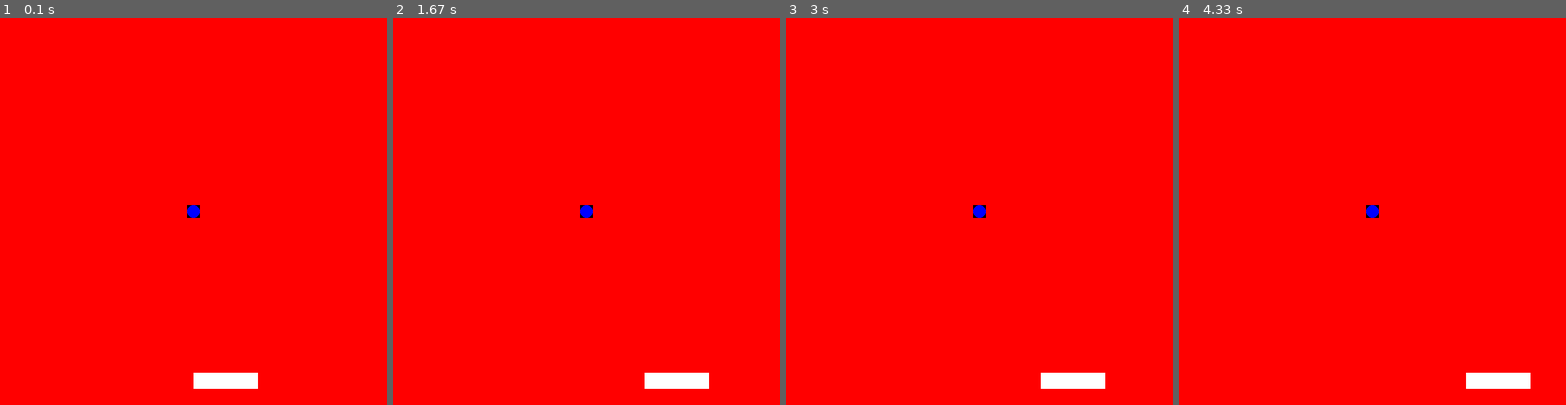
Above: before the commit, frames 1-4 (left to right).
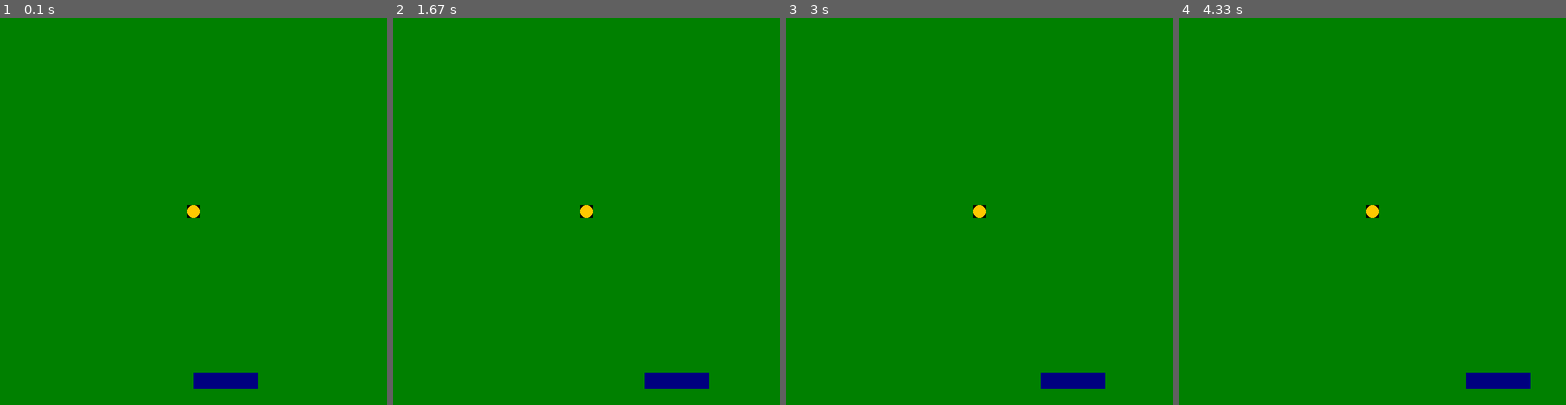
Above: after the commit, the same moments.

Repository: ArcanianArcher/Pygame-Arcade
Game: pygame game, started from Test Game.py
The game is run twice, just before and just after one commit, with the same random seed, the same clock (stepped at 60 frames per second) and the same inputs.
Inputs:
- Up to frame 1 (0.1 s): no input
- Up to frame 2 (1.67 s): hold Right 0.33-0.8 s; hold Right 0.83-1.3 s; hold Left from 1.33 s (still down)
- Up to frame 3 (3 s): release Left at 1.87 s; hold Left 1.9-2.3 s; hold Right 2.33-2.97 s
- Up to frame 4 (4.33 s): hold Left 3-3.47 s; hold Right 3.5-3.97 s; hold Right from 4 s (still down)

The runs differ from the first frame. In frame 1, 100% of the frame differs, in the area x 0-100%, y 0-100%; in frame 2, 100%; in frame 3, 100%; in frame 4, 100%.

Commit message:
A colourful update
Added colours.py
Removed Arcade.arcade.colour()

Diff:
--- a/Arcade.py
+++ b/Arcade.py
@@ -69,19 +69,6 @@
     def returnToArcade(self):
         arcade().UI()
 
-    def colour(self, x):
-        return {
-        'black': (0,0,0),
-        'white': (255,255,255),
-        'red': (255, 0, 0),
-        'cyan': (0, 255, 255),
-        'blue': (0, 0, 255),
-        'green': (0, 255, 0),
-        'magenta': (255, 0, 255),
-        'yellow': (255, 255, 0)
-        }.get(x, (255,255,255))
-
-
 if __name__ == '__main__':
     #If arcade.py is executed, open game selector UI
     #All games are executable as a standalone game.
--- a/GAME BASE.py
+++ b/GAME BASE.py
@@ -8,6 +8,7 @@
 import pygame, os
 from pygame.locals import *
 from Arcade import arcade
+from colours import *
 
 # Here you can place your game's procedures and/or classes.
 
@@ -98,6 +99,7 @@
 import pygame, os
 from pygame.locals import *
 from Arcade import arcade
+from colours import *
 
 if __name__ == '__main__':
     pygame.init()
--- a/Test Game.py
+++ b/Test Game.py
@@ -1,26 +1,25 @@
 import pygame, os
 from pygame.locals import *
 from Arcade import arcade
-
+from colours import *
 
 def Game(arcade):
 
-
     ball_x, ball_y = 290, 290
     ball = pygame.Surface((20,20))
-    pygame.draw.circle(ball, arcade.colour('blue'), (10,10), 10)
+    pygame.draw.circle(ball, gold, (10,10), 10)
     speed_x, speed_y = 3, 3
 
     player_x, player_y = 300, 550
     player = pygame.Surface((100, 25))
-    player.fill((255,255,255),(0,0,100,25))
+    player.fill(navy,(0,0,100,25))
 
     background = pygame.Surface((600,600))
-    background.fill(arcade.colour('red'),(0,0,600,600))
+    background.fill(green,(0,0,600,600))
     arcade.InitBackground(background)
 
     last = pygame.time.get_ticks()
-    cooldown = 5
+    cooldown = 10
     alive = True
 
     while alive:
--- /dev/null
+++ b/colours.py
@@ -0,0 +1,23 @@
+black   = (  0,  0,  0)
+white   = (255,255,255)
+red     = (255,  0,  0)
+blue    = (  0,  0,255)
+lime    = (  0,255,  0)
+yellow  = (255,255,  0)
+magenta = (255,  0,255)
+cyan    = (  0,255,255)
+
+green   = (  0,128,  0)
+navy    = (  0,  0,128)
+teal    = (  0,128,128)
+purple  = (128,  0,128)
+grey    = (128,128,128)
+olive   = (128,128,  0)
+maroon  = (128,  0,  0)
+
+pink    = (255,105,180)
+silver  = (192,192,192)
+gold    = (255,200,  0)
+orange  = (255,140,  0)
+brown   = (139, 69, 19)
+skyblue = (  0,191,255)
